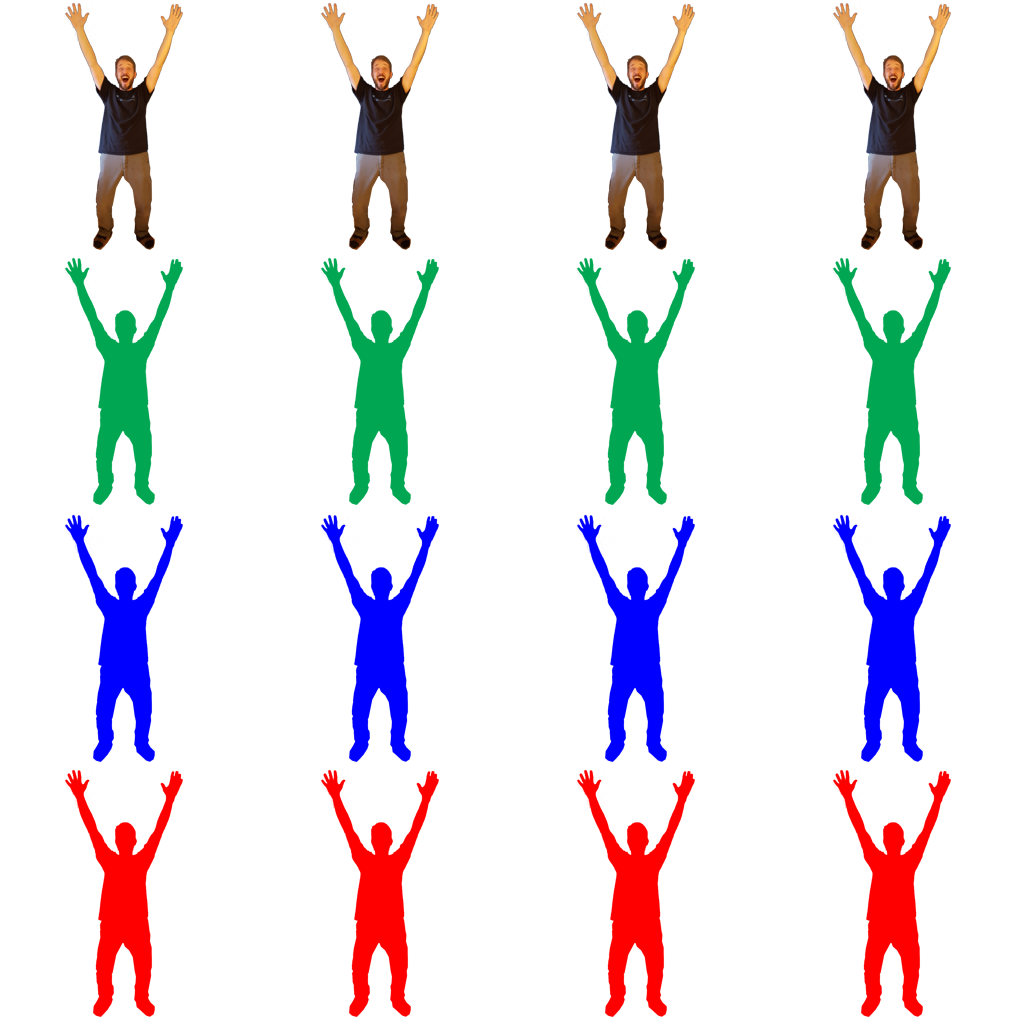
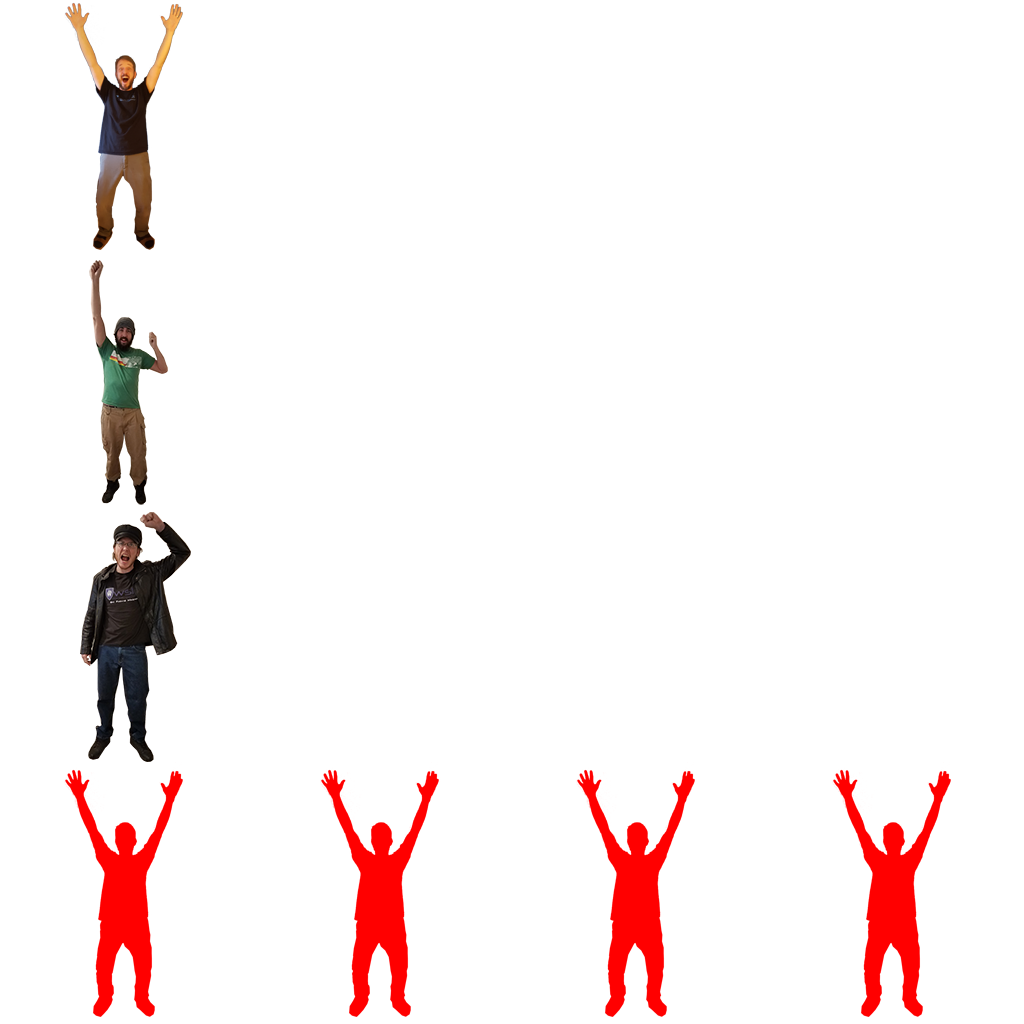
Revision of a layered 1024×1024 image; what changed, layer by layer:
hid group "Group 1 copy 2" (4 layers) over 64, 507, 951, 762
added layer "Layer 2" above "Layer 1" over 80, 512, 191, 762
added layer "Layer 1" above "Group 1 copy" over 89, 260, 168, 505
hid group "Group 1 copy" (4 layers) over 64, 250, 951, 505
hid "Christer copy 3" (4th of 4, in "Group 1") over 832, 2, 951, 250
hid "Christer copy 2" (4th of 4, in "Group 1") over 576, 2, 695, 250
hid "Christer copy" (4th of 4, in "Group 1") over 320, 2, 439, 250
